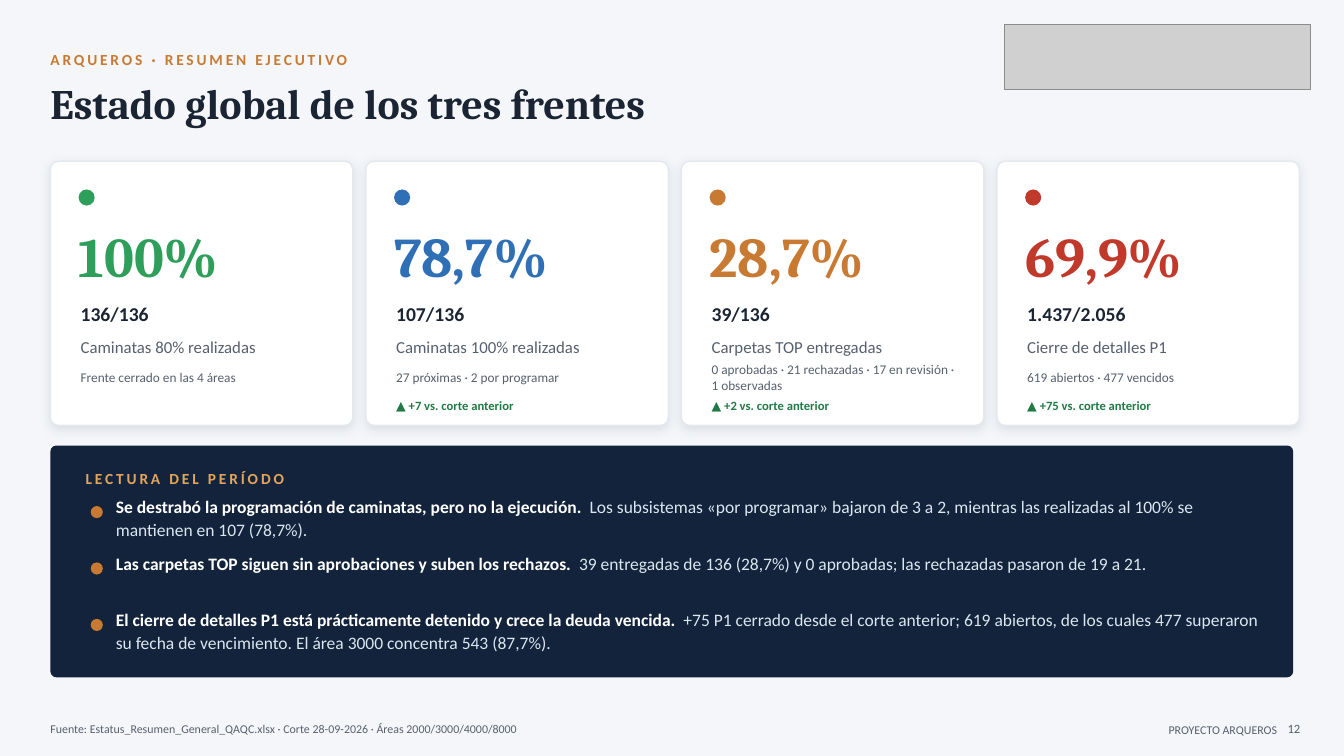
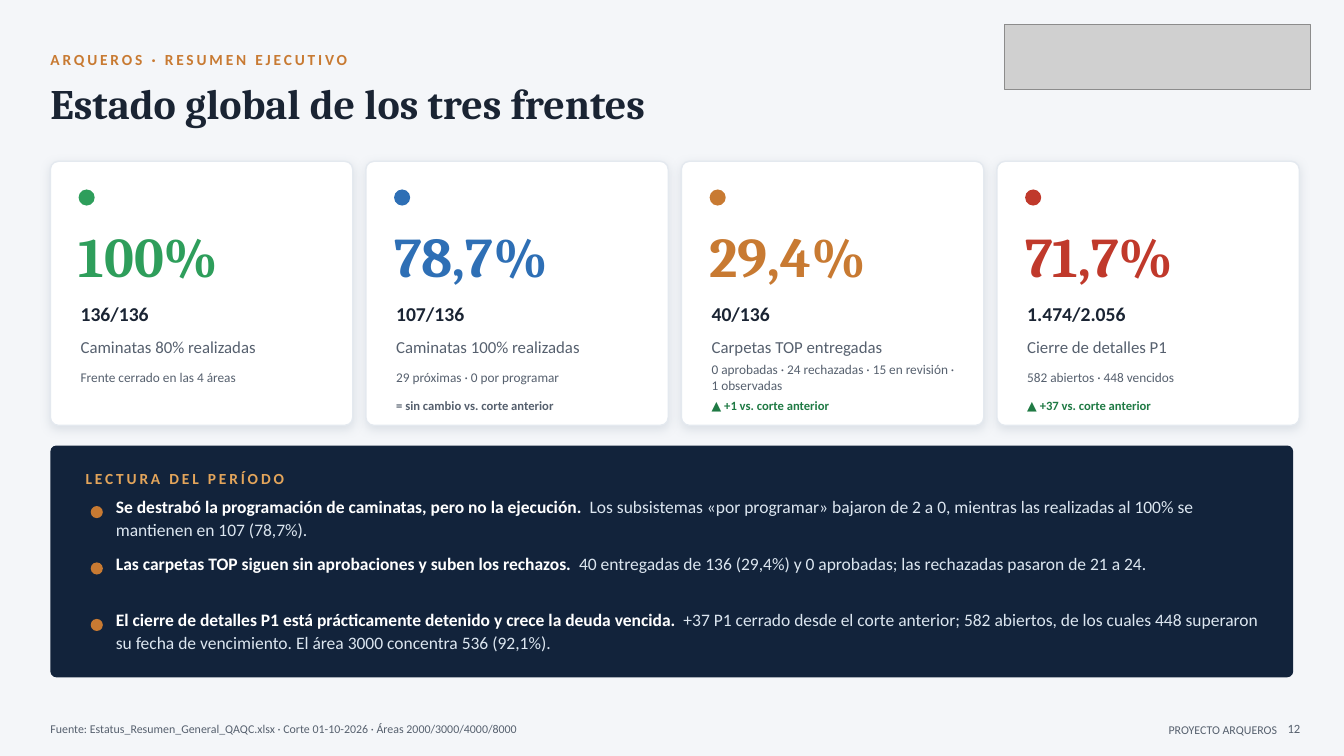
Before and after one commit to tdkvalex/Dashboard-HSEQ, a slide deck: slide 12 of panel_control_TOP_P1/Panel_Control_TOP_P1.pptx. Drawn at 1344x756 pixels with LibreOffice and Linux fonts; fonts in the diff are those of the drawing; grey boxes stand for pictures. Boxes give left, top, right and bottom in pixels: in the first picture for what was removed or moved away, otherwise in the second. Text is boxed around its words. In the diff, an @@ line names an element or a change of style, - is before the commit and + after.

```diff
--- a/panel_control_TOP_P1/Panel_Control_TOP_P1.pptx
+++ b/panel_control_TOP_P1/Panel_Control_TOP_P1.pptx
@@ text at (x1=710, y1=239, x2=867, y2=285): text changed @@
-28,7%
+29,4%
@@ text at (x1=1025, y1=239, x2=1174, y2=285): text changed @@
-69,9%
+71,7%
@@ text at (x1=712, y1=307, x2=770, y2=322): text changed @@
-39/136
+40/136
@@ text at (x1=1027, y1=307, x2=1125, y2=322): text changed @@
-1.437/2.056
+1.474/2.056
@@ text at (x1=396, y1=373, x2=559, y2=385): text changed @@
-27 próximas · 2 por programar
+29 próximas · 0 por programar
@@ text at (x1=712, y1=365, x2=948, y2=390): text changed @@
-0 aprobadas · 21 rechazadas · 17 en revisión · 1 observadas
+0 aprobadas · 24 rechazadas · 15 en revisión · 1 observadas
@@ text at (x1=1027, y1=373, x2=1174, y2=382): text changed @@
-619 abiertos · 477 vencidos
+582 abiertos · 448 vencidos
@@ text at (x1=405, y1=401, x2=553, y2=410): text changed; text colour #1F7A44 to #56606E @@
-▲ +7 vs. corte anterior
+= sin cambio vs. corte anterior
@@ text at (x1=1040, y1=401, x2=1151, y2=410): text changed @@
-▲ +75 vs. corte anterior
+▲ +37 vs. corte anterior
@@ text at (x1=116, y1=500, x2=1194, y2=538): text changed @@
-Se destrabó la programación de caminatas, pero no la ejecución. Los subsistemas «por programar» bajaron de 3 a 2, mientras las realizadas al 100% se mantienen en 107 (78,7%).
+Se destrabó la programación de caminatas, pero no la ejecución. Los subsistemas «por programar» bajaron de 2 a 0, mientras las realizadas al 100% se mantienen en 107 (78,7%).
@@ text at (x1=116, y1=557, x2=1146, y2=573): text changed @@
-Las carpetas TOP siguen sin aprobaciones y suben los rechazos. 39 entregadas de 136 (28,7%) y 0 aprobadas; las rechazadas pasaron de 19 a 21.
+Las carpetas TOP siguen sin aprobaciones y suben los rechazos. 40 entregadas de 136 (29,4%) y 0 aprobadas; las rechazadas pasaron de 21 a 24.
@@ text at (x1=116, y1=613, x2=1258, y2=652): text changed @@
-El cierre de detalles P1 está prácticamente detenido y crece la deuda vencida. +75 P1 cerrado desde el corte anterior; 619 abiertos, de los cuales 477 superaron su fecha de vencimiento. El área 3000 concentra 543 (87,7%).
+El cierre de detalles P1 está prácticamente detenido y crece la deuda vencida. +37 P1 cerrado desde el corte anterior; 582 abiertos, de los cuales 448 superaron su fecha de vencimiento. El área 3000 concentra 536 (92,1%).
@@ text at (x1=50, y1=723, x2=516, y2=735): text changed @@
-Fuente: Estatus_Resumen_General_QAQC.xlsx · Corte 28-09-2026 · Áreas 2000/3000/4000/8000
+Fuente: Estatus_Resumen_General_QAQC.xlsx · Corte 01-10-2026 · Áreas 2000/3000/4000/8000
```
Also in this commit, not shown: 6 other slides changed, 4 other files.
